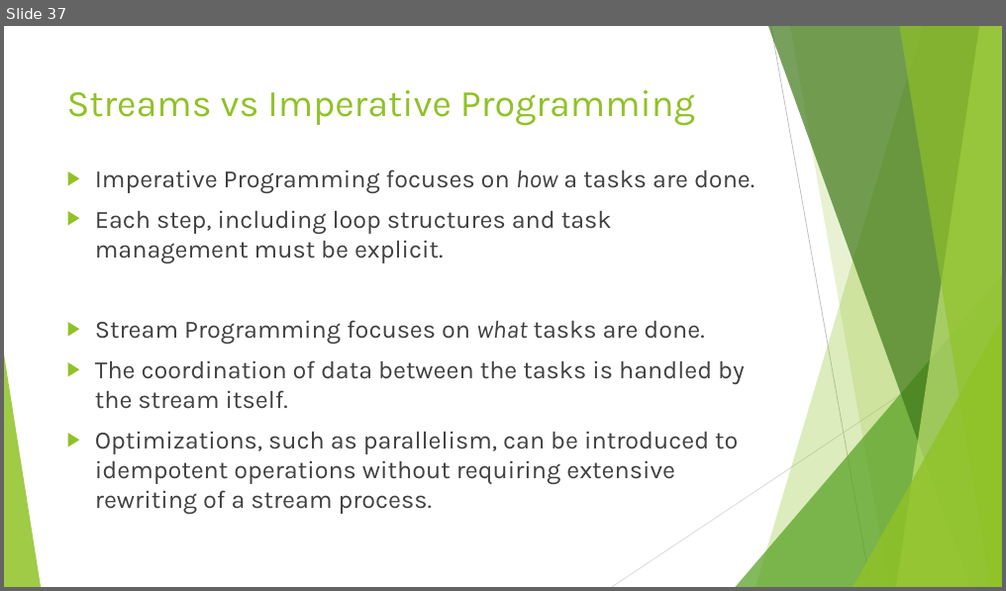
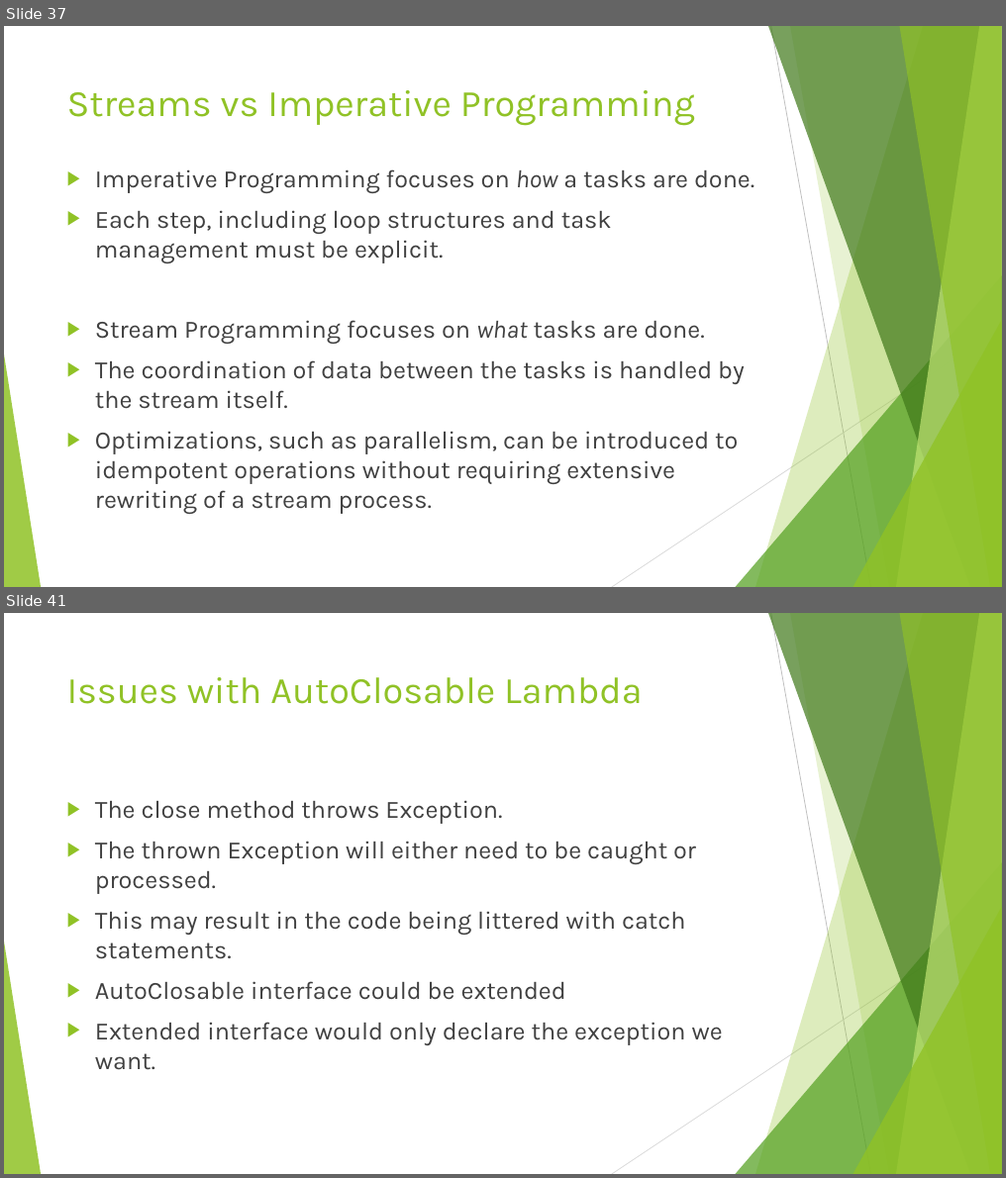
Before and after one commit to RichardRoda/2017-CodePaLOUsa-Lambda, a slide deck: Learning to Love the Lambda in the Stream.pptx. Shown one above the other, each under a label of ours: slide 37 before the commit, slides 37 and 41 after it; the slides between them are not shown. The pictures are 1006x591 and 1006x1178 pixels, drawn with LibreOffice and Linux fonts; fonts in the diff are those of the drawing. Boxes give left, top, right and bottom in pixels: in the first picture for what was removed or moved away, otherwise in the second. Text is boxed around its words. In the diff, an @@ line names an element or a change of style, - is before the commit and + after.

Commit message:
Remove section about unit testing.  Add section about AutoCloseable as lambda and the CloseIt library.

```diff
--- a/Learning to Love the Lambda in the Stream.pptx
+++ b/Learning to Love the Lambda in the Stream.pptx
@@ slide 41 added at (x1=4, y1=613, x2=1002, y2=1174), background #FFFFFF; not listed: 10 template elements that a slide beside it also shows @@
@@ title added at (x1=67, y1=677, x2=642, y2=704), 36 pt, text #90C226 @@
+Issues with AutoClosable Lambda
@@ text added at (x1=95, y1=800, x2=723, y2=1070), 24 pt, text #404040 @@
+▶ The close method throws Exception.
+▶ The thrown Exception will either need to be caught or processed.
+▶ This may result in the code being littered with catch statements.
+▶ AutoClosable interface could be extended
+▶ Extended interface would only declare the exception we want.
```
Also in this commit, not shown: 2 slides changed, 8 other slides added, 4 slides removed, 1 other file.
